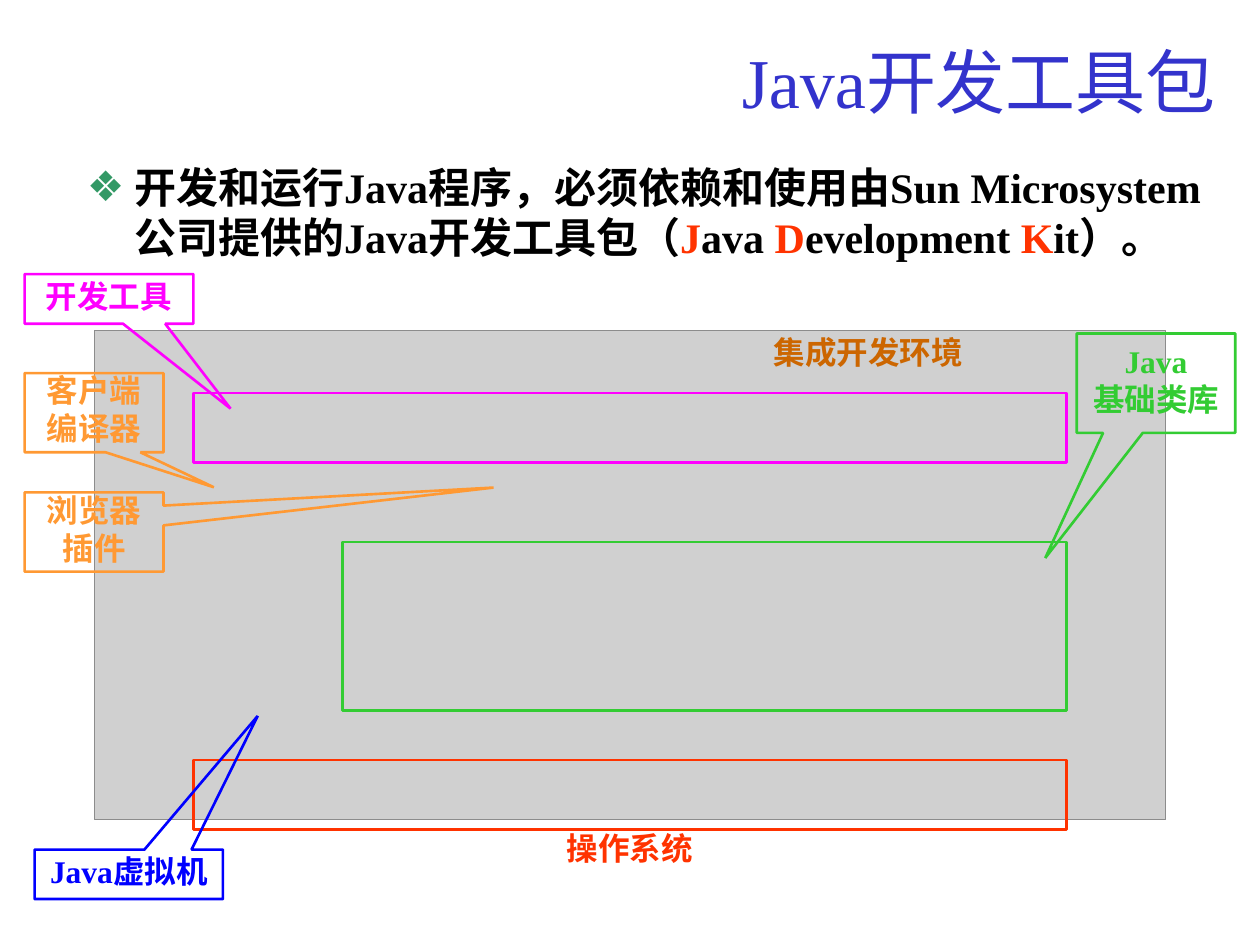
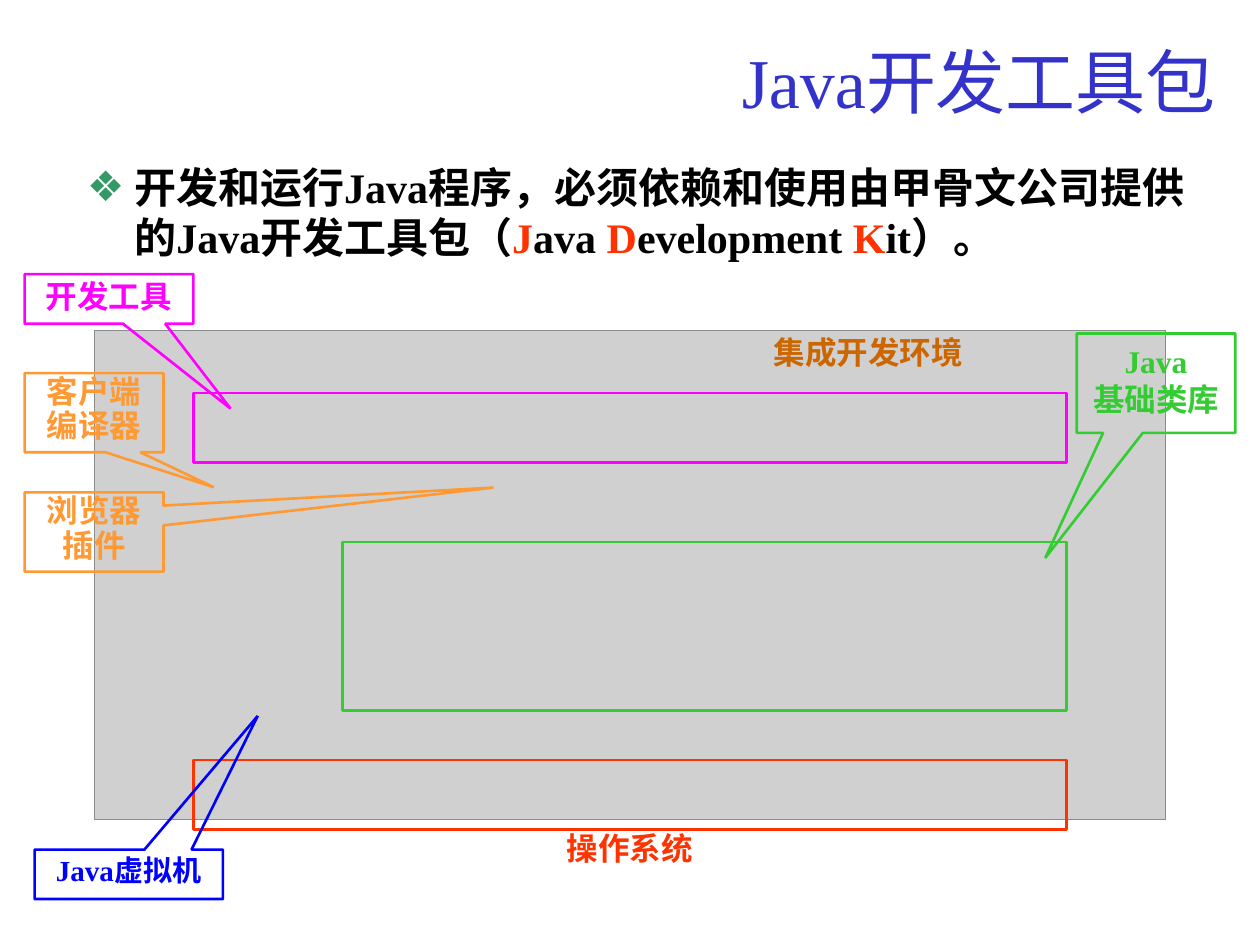
Before and after one commit to ALiberInc/Training, a slide deck: slide 18 of Java/第一章_Java简介.ppt. Drawn at 1260x945 pixels with LibreOffice and Linux fonts; fonts in the diff are those of the drawing; grey boxes stand for pictures. Boxes give left, top, right and bottom in pixels: in the first picture for what was removed or moved away, otherwise in the second. Text is boxed around its words. In the diff, an @@ line names an element or a change of style, - is before the commit and + after.

```diff
--- a/Java/第一章_Java简介.ppt
+++ b/Java/第一章_Java简介.ppt
@@ text at (134,167,1184,262): text changed @@
-❖ 开发和运行Java程序，必须依赖和使用由Sun Microsystem公司提供的Java开发工具包（Java Development Kit）。
+❖ 开发和运行Java程序，必须依赖和使用由甲骨文公司提供的Java开发工具包（Java Development Kit）。
@@ speech box "客户端" at (25,373,164,452): line spacing 0.8 to 0.7 @@
@@ speech box "浏览器" at (25,493,164,572): line spacing 0.8 to 0.7 @@
@@ speech box "Java虚拟机" at (34,849,222,898): size 18 to 16.6 pt; line spacing 0.8 to 0.7 @@
```
Also in this commit, not shown: 7 other slides changed.
